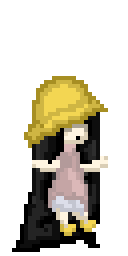
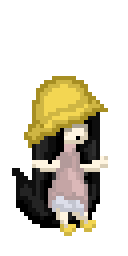
Layer changes from the first w=128, h=256 image to the second:
painted on "Hair" over box(12, 168, 100, 252)
